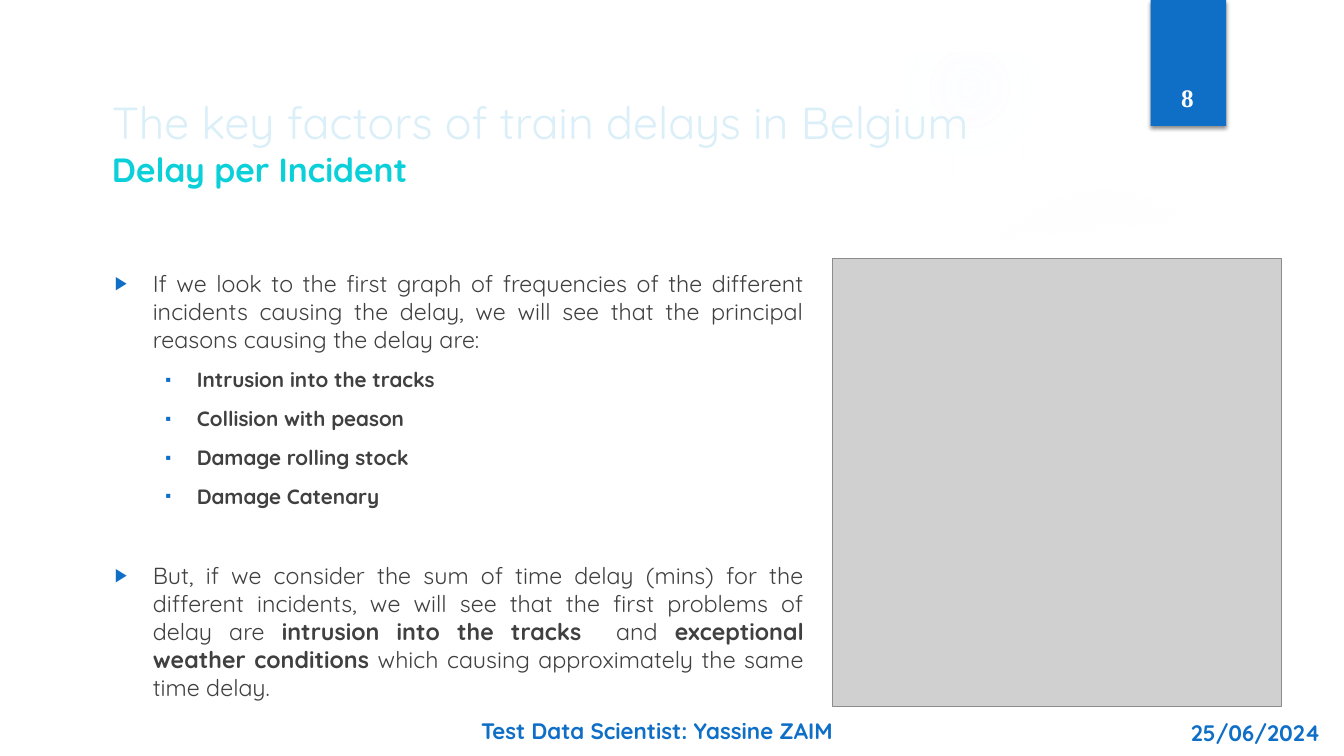
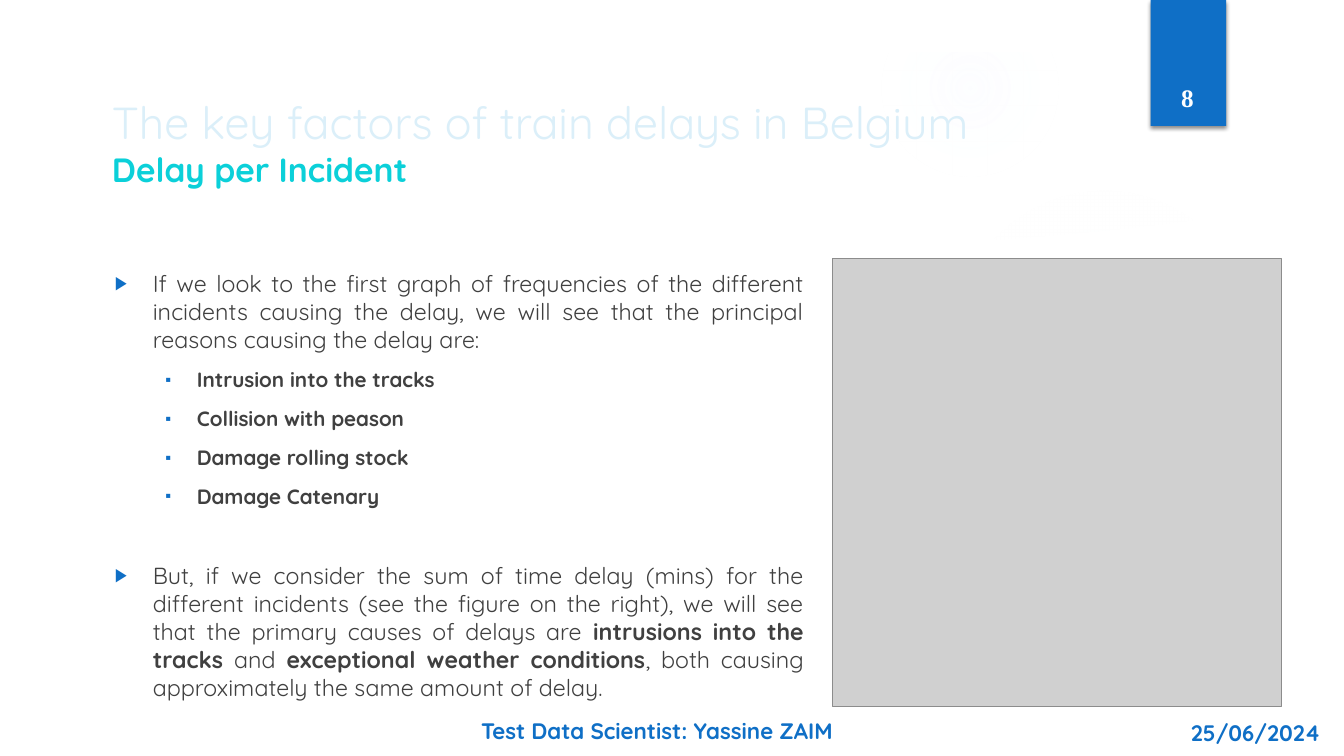
Before and after one commit to ZaimYassine/Ypto-test-Yassine-Zaim, a slide deck: slide 8 of Test_Data_Scientist_Yassine_ZAIM.pptx. Drawn at 1344x756 pixels with LibreOffice and Linux fonts; fonts in the diff are those of the drawing; grey boxes stand for pictures; background and template pictures are left out. Boxes give left, top, right and bottom in pixels: in the first picture for what was removed or moved away, otherwise in the second. Text is boxed around its words. In the diff, an @@ line names an element or a change of style, - is before the commit and + after.

```diff
--- a/Test_Data_Scientist_Yassine_ZAIM.pptx
+++ b/Test_Data_Scientist_Yassine_ZAIM.pptx
@@ text at bbox=[153, 567, 804, 696]: text changed @@
-▶ But, if we consider the sum of time delay (mins) for the different incidents, we will see that the first problems of delay are intrusion into the tracks and exceptional weather conditions which causing approximately the same time delay.
+▶ But, if we consider the sum of time delay (mins) for the different incidents (see the figure on the right), we will see that the primary causes of delays are intrusions into the tracks and exceptional weather conditions, both causing approximately the same amount of delay.
```
Also in this commit, not shown: 11 other slides changed, 1 slide added, 2 other files.
